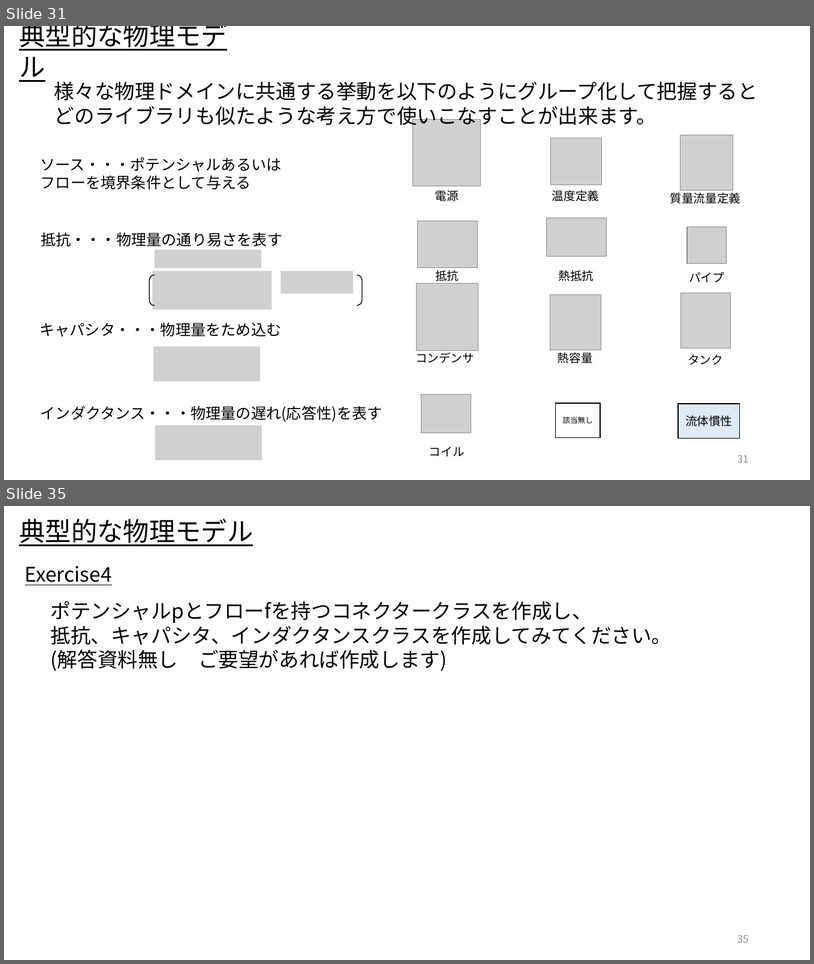
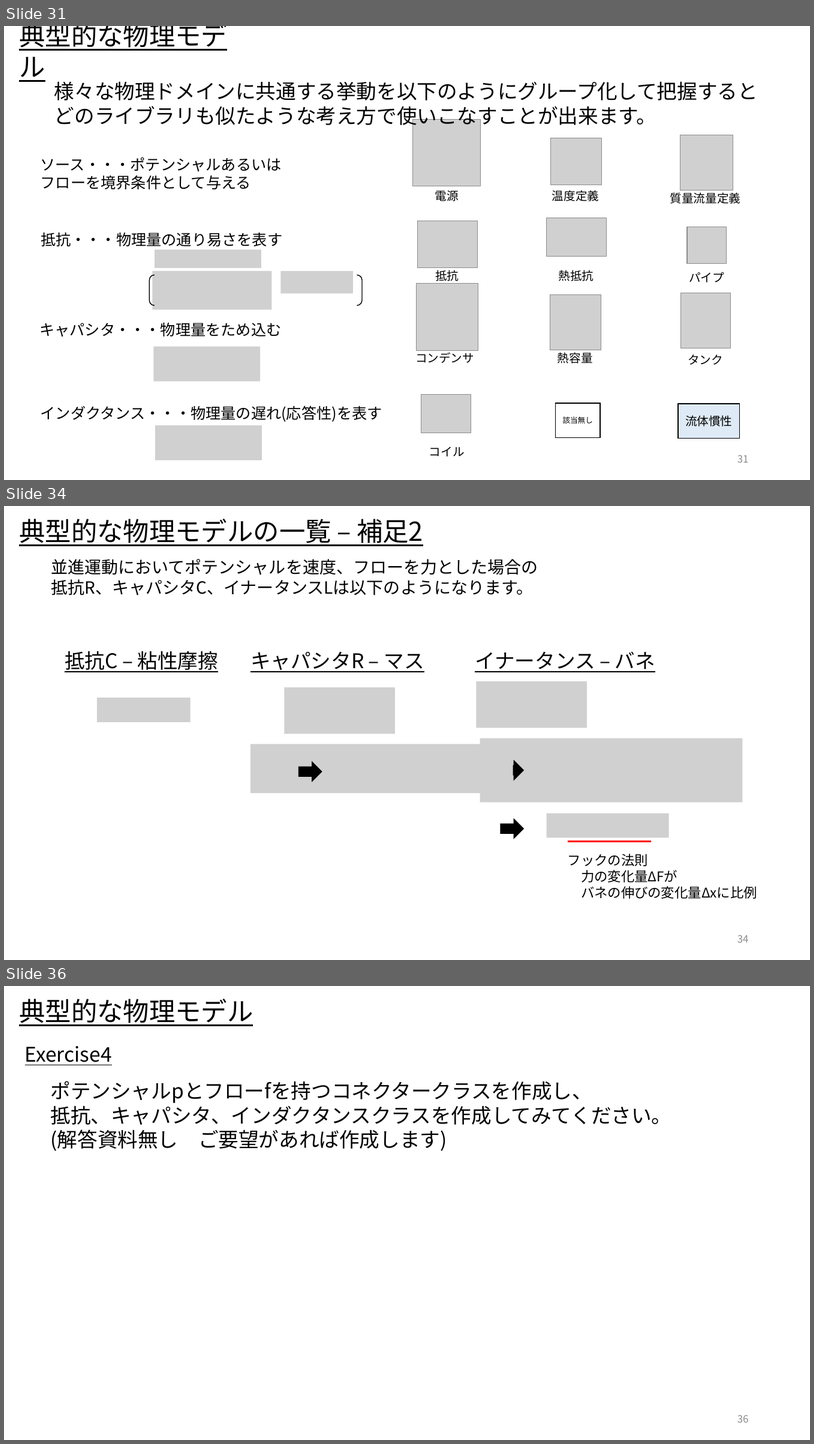
Before and after one commit to UedaShigenori/OpenModelica_Tutorials_Ja, a slide deck: 7_PhysicsDomainModel/OpenModelica_Tutorials_7_PlantModel.pptx. Shown one above the other, each under a label of ours: slides 31 and 35 before the commit, slides 31, 34 and 36 after it; the slides between them are not shown. The pictures are 814x964 and 814x1444 pixels, drawn with LibreOffice and Linux fonts; fonts in the diff are those of the drawing; grey boxes stand for pictures. Boxes give left, top, right and bottom in pixels: in the first picture for what was removed or moved away, otherwise in the second. Text is boxed around its words. In the diff, an @@ line names an element or a change of style, - is before the commit and + after.

Commit message:
誤字修正　「典型的な物理モデルの一覧 – 補足1，2」追加

```diff
--- a/7_PhysicsDomainModel/OpenModelica_Tutorials_7_PlantModel.pptx
+++ b/7_PhysicsDomainModel/OpenModelica_Tutorials_7_PlantModel.pptx
@@ slide 34 added at box(4, 506, 810, 960), background #FFFFFF @@
@@ text added at box(19, 519, 423, 546), 31 pt, text #000000, underline @@
+典型的な物理モデルの一覧 – 補足2
@@ text added at box(51, 559, 538, 595), 20 pt, text #000000 @@
+並進運動においてポテンシャルを速度、フローを力とした場合の
+抵抗R、キャパシタC、イナータンスLは以下のようになります。
@@ text added at box(65, 651, 218, 672), 24 pt, text #000000, underline @@
+抵抗C – 粘性摩擦
@@ text added at box(251, 651, 424, 672), 24 pt, text #000000, underline @@
+キャパシタR – マス
@@ text added at box(475, 651, 656, 672), 24 pt, text #000000, underline @@
+イナータンス – バネ
@@ picture added at box(476, 681, 587, 728) @@
@@ picture added at box(97, 698, 191, 722) @@
@@ picture added at box(285, 687, 395, 734) @@
@@ picture added at box(480, 738, 743, 802) @@
@@ picture added at box(251, 744, 513, 793) @@
@@ right arrow added at box(299, 762, 322, 781), fill #000000, outline #000000 1 pt @@
@@ right arrow added at box(501, 760, 524, 780), fill #000000, outline #000000 1 pt @@
@@ right arrow added at box(501, 819, 524, 838), fill #000000, outline #000000 1 pt @@
@@ picture added at box(547, 813, 669, 838) @@
@@ line added from (568, 841) to (651, 841), #FF0000 2.25 pt @@
@@ text added at box(568, 853, 758, 898), 16 pt, text #000000 @@
+フックの法則
+力の変化量ΔFが
+バネの伸びの変化量Δxに比例
@@ page number added at box(738, 934, 749, 942), 12 pt, text #8C8C8C @@
+34
@@ what was slide 35 is now slide 36 @@
@@ page number at box(738, 1414, 749, 1422): text changed @@
-35
+36
```
Also in this commit, not shown: 4 slides changed, 1 other file.
